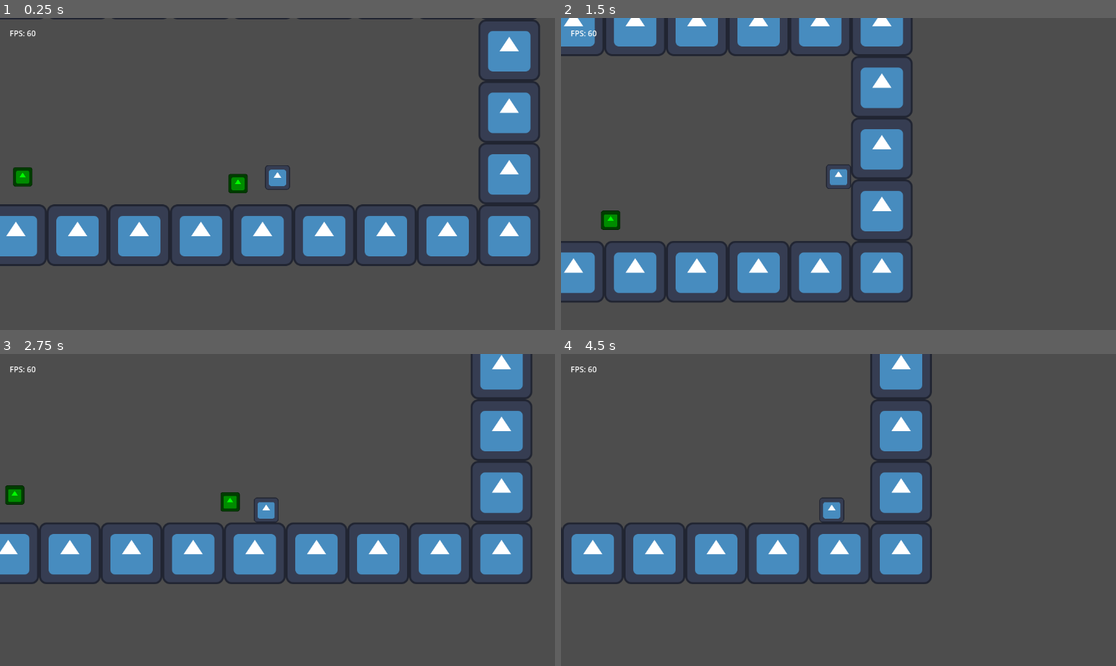
Above: before the commit, frames 1-4 (two rows, left to right).
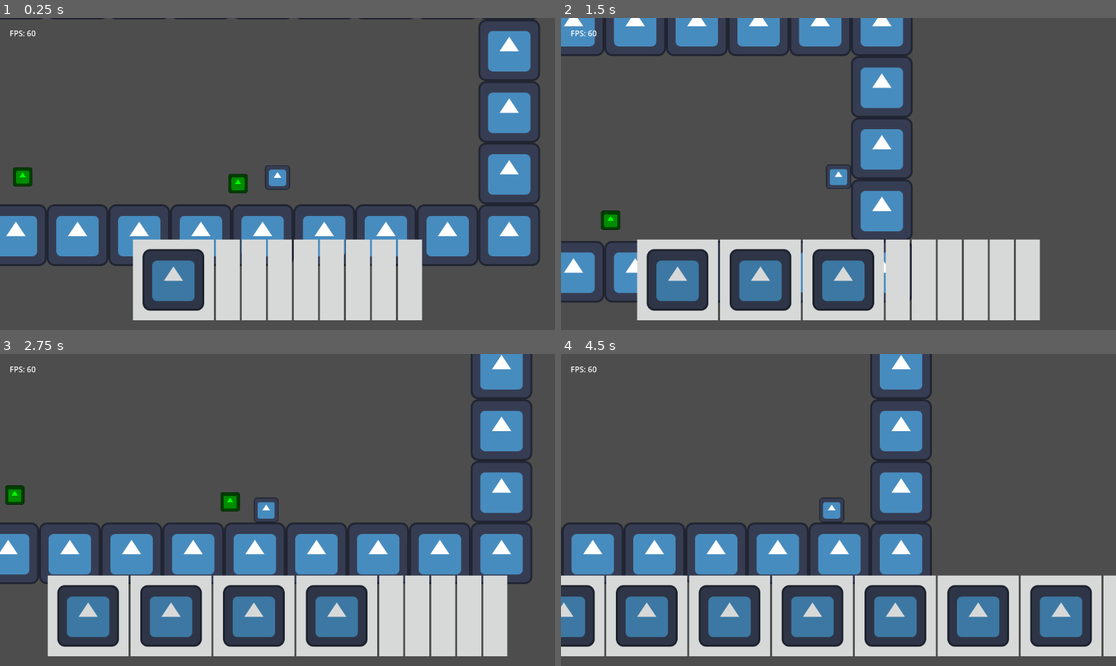
Above: after the commit, the same moments.

Repository: TheHumanMRP/RPG-Life-Tracker
Game: Godot game, scene res://Folders/Systems/Main/Scenes/main_scene.tscn
Same seed, same stepped clock (60 frames per second), same inputs: the game is played once before the commit and once after it. The engine's default icon, where the game draws it, is replaced by a stand-in: a white triangle on a blue panel in a dark square.
Inputs (mouse positions are in pixels of both pictures, inside the frame that each line leads up to):
- Up to frame 1 (0.25 s): no input
- Up to frame 2 (1.5 s): move the mouse to (960, 158) at 0.52 s; hold D (move_right) from 0.53 s (still down); tap I (add_test_sword) at 0.6, 1.35 s; click (960, 158) at 0.67 s; tap Space (jump) at 0.77 s; move the mouse to (727, 189) at 1.27 s
- Up to frame 3 (2.75 s): tap Space (jump) at 1.52 s; move the mouse to (333, 441) at 2.02 s; release D (move_right) at 2.03 s; hold A (move_left) from 2.03 s (still down); tap I (add_test_sword) at 2.1 s
- Up to frame 4 (4.5 s): move the mouse to (810, 572) at 2.77 s; release A (move_left) at 2.78 s; hold D (move_right) 2.78-4.28 s; tap I (add_test_sword) at 2.85, 3.6, 4.35 s; click (810, 572) at 2.92 s; tap Space (jump) at 3.02, 3.77 s; move the mouse to (1005, 556) at 3.52 s; move the mouse to (672, 463) at 4.27 s; hold A (move_left) from 4.28 s (still down)

The runs differ from the first frame. In frame 1, 13% of the frame differs, in the area x 23-77%, y 70-97%; in frame 2, 17%; in frame 3, 21%; in frame 4, 25%, in the area x 0-100%, y 70-97%.
Error before the commit: Parse Error: Could not parse global class "HotbarSlot" from "res://Folders/Systems/Inventory_System/Scripts/hotbar_slot.gd". (res://Folders/Systems/Inventory_S…

Commit message:
Auto commit at 2026-07-05 22:06:29

Diff:
--- a/Folders/Systems/Inventory_System/Scripts/hotbar_slot.gd
+++ b/Folders/Systems/Inventory_System/Scripts/hotbar_slot.gd
@@ -9,7 +9,8 @@
 @onready var display_logo: TextureRect = $%Logo_Display
 @onready var slot_number_label: Label = $%Slot_Number
 
-const UNSELECTED_HEX_VALUE: String = "34343400"34343464
+const UNSELECTED_HEX_VALUE: String = "34343464"
+const SELECTED_HEX_VALUE: String = "34343400"
 
 var EMPTY_SLOT: int = Global.get_empty_hotbar_slot_const()
 
